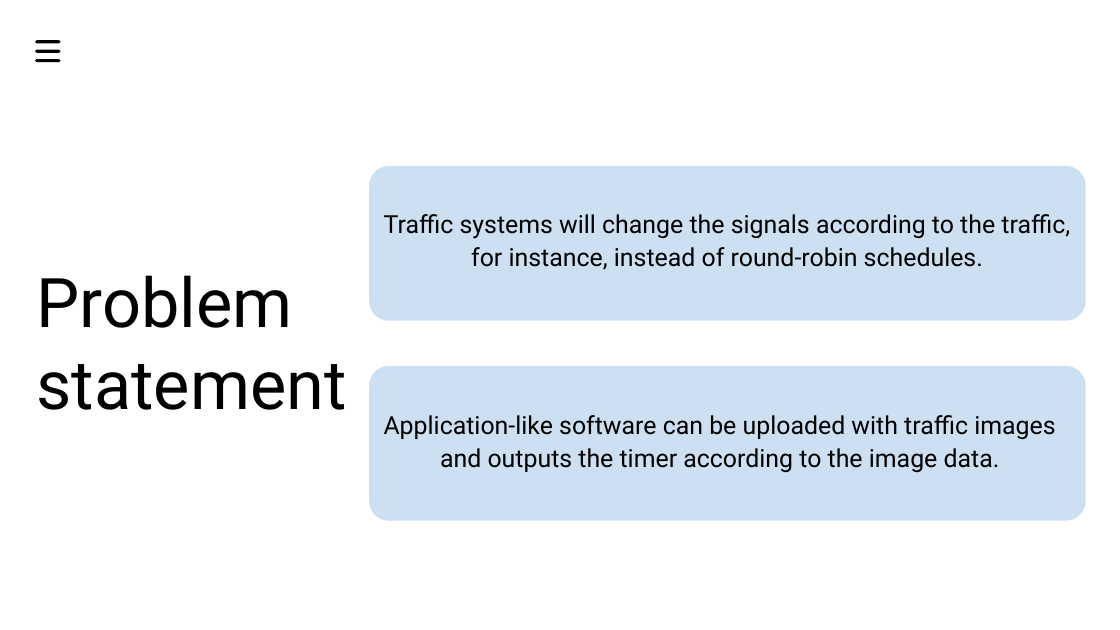
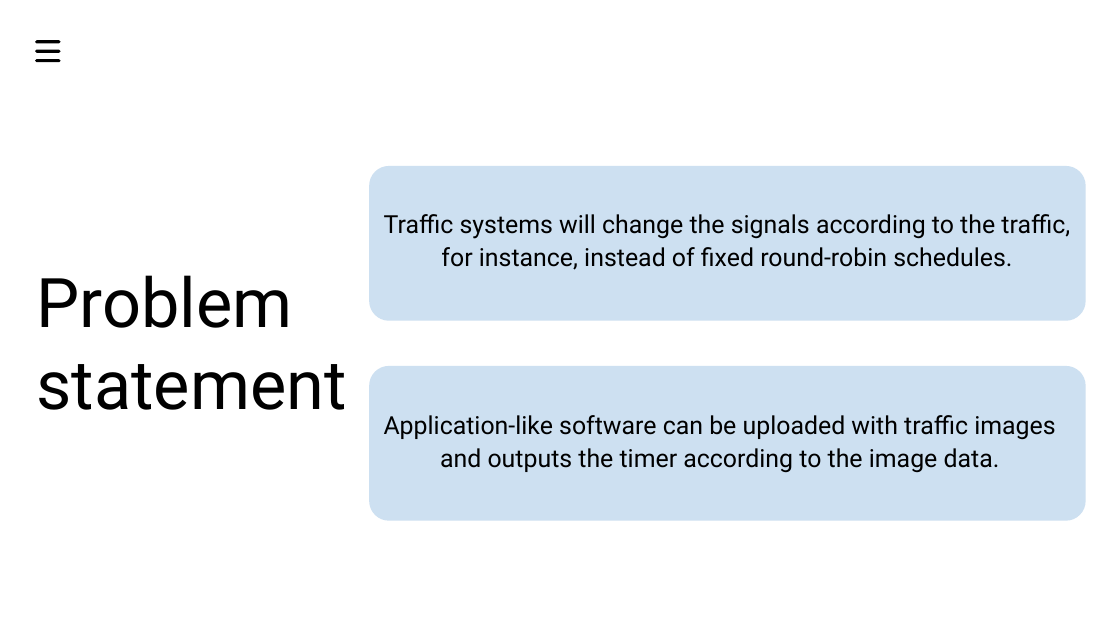
Before and after one commit to snehakumares/2021_IBM_Code_Challenge_AutomaticTrafficSystem, a slide deck: slide 2 of presentation/Automatic traffic signalling system.pptx. Drawn at 1120x630 pixels with LibreOffice and Linux fonts; fonts in the diff are those of the drawing. Boxes give left, top, right and bottom in pixels: in the first picture for what was removed or moved away, otherwise in the second. Text is boxed around its words. In the diff, an @@ line names an element or a change of style, - is before the commit and + after.

```diff
--- a/presentation/Automatic traffic signalling system.pptx
+++ b/presentation/Automatic traffic signalling system.pptx
@@ text at (384,214,1070,270): text changed @@
-Traffic systems will change the signals according to the traffic, for instance, instead of round-robin schedules.
+Traffic systems will change the signals according to the traffic, for instance, instead of fixed round-robin schedules.
```
